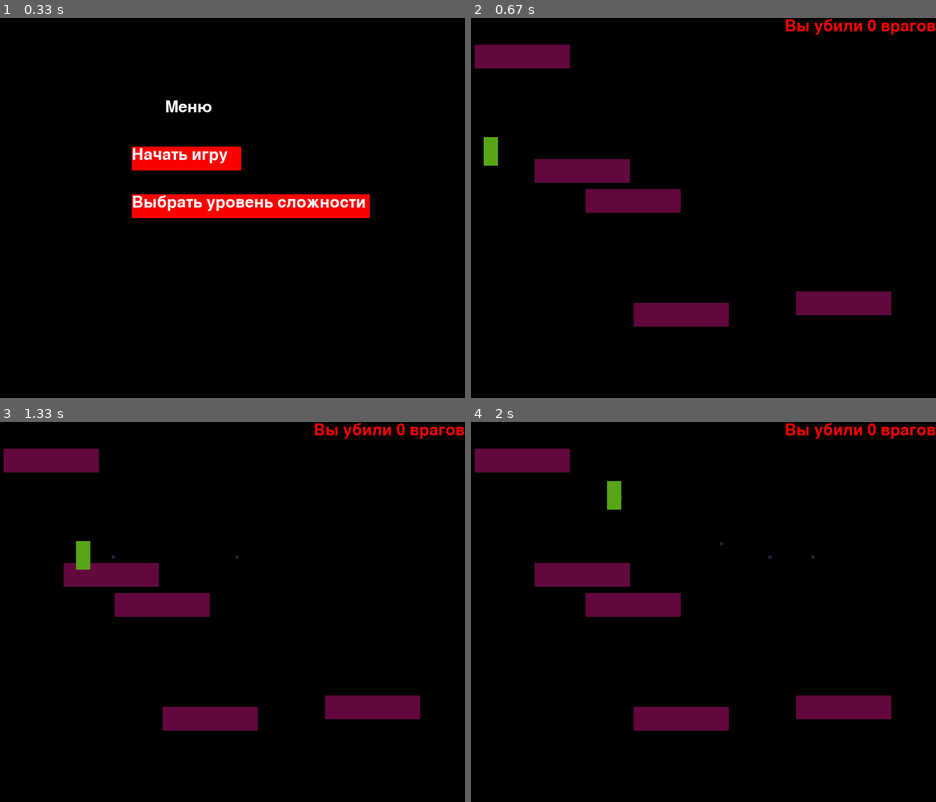
Above: before the commit, frames 1-4 (two rows, left to right).
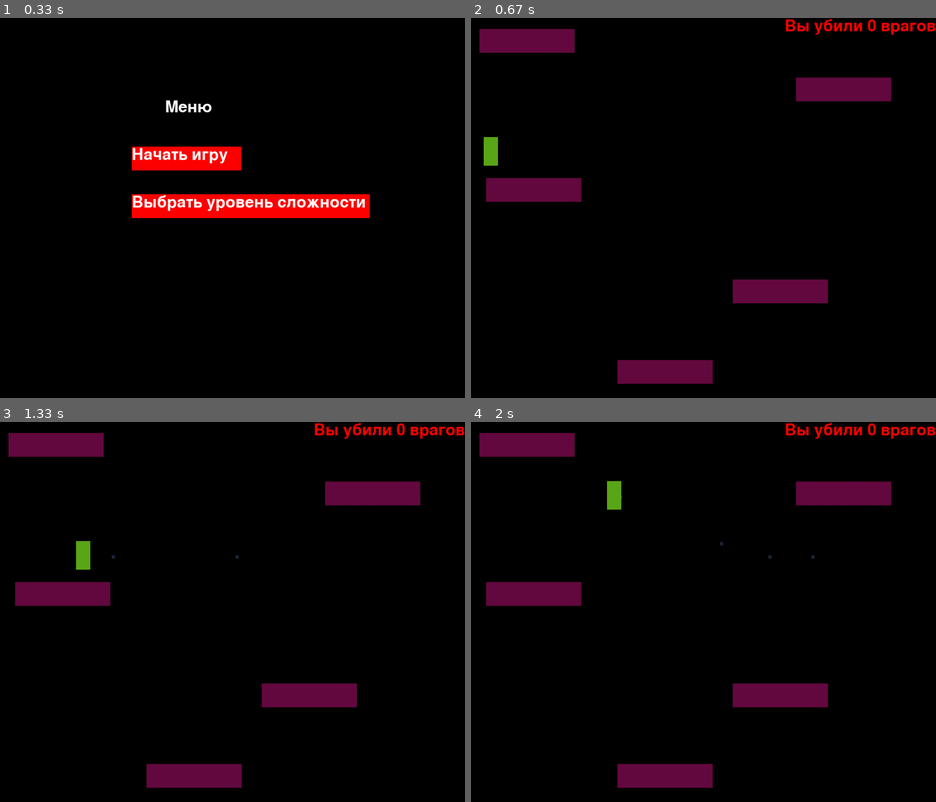
Above: after the commit, the same moments.

Repository: code-n-cry/pygame-tutoring-project
Game: pygame game, started from game.py
The game is run twice, just before and just after one commit, with the same random seed, the same clock (stepped at 60 frames per second) and the same inputs.
Inputs (mouse positions are in pixels of both pictures, inside the frame that each line leads up to):
- Up to frame 1 (0.33 s): no input
- Up to frame 2 (0.67 s): click "Начать игру" at 0.38 s
- Up to frame 3 (1.33 s): tap Space at 0.67, 1.07 s; hold D from 1 s (still down); move the mouse to (227, 638) at 1.03 s
- Up to frame 4 (2 s): tap Space at 1.37, 1.57, 1.9 s; release D at 1.47 s; hold W 1.5-1.8 s; move the mouse to (745, 695) at 1.53 s; hold D from 1.83 s (still down); move the mouse to (550, 703) at 1.87 s

Frame 1 is identical in both runs. In frame 2, 12% of the frame differs, in the area x 0-91%, y 2-97%; in frame 3, 12%; in frame 4, 12%.

Commit message:
фикс стрельбы врагов

Diff:
--- a/game.py
+++ b/game.py
@@ -10,7 +10,7 @@
 SPAWN_EVENT = pygame.USEREVENT + 1
 pygame.time.set_timer(SPAWN_EVENT, 3000)
 TIME_EVENT = pygame.USEREVENT + 2
-pygame.time.set_timer(TIME_EVENT, 1800)
+pygame.time.set_timer(TIME_EVENT, 1500)
 clock = pygame.time.Clock()
 
 font = pygame.font.SysFont('Bitcount Grid Double Ink', 50)
@@ -20,7 +20,6 @@
 enemy_group = pygame.sprite.Group()
 wall_group = pygame.sprite.Group()
 difficult = "easy"
-
 
 class Player(pygame.sprite.Sprite):
     def __init__(self, x, y):
@@ -68,12 +67,14 @@
         self.in_menu = True
 
     def update(self, event):
-        global difficult, enemy_count
+        global difficult,enemy_count
         if event.type == pygame.MOUSEBUTTONDOWN:
             pos = event.pos
             if self.choice == False:
                 if 300 <= pos[0] <= 530 and 270 <= pos[1] <= 320:
                     self.in_menu = False
+                    x_list = []
+                    y_list = []
                     wall_count = 0
                     if difficult == "easy":
                         wall_count = 5
@@ -83,23 +84,23 @@
                         enemy_count = 2
                     if difficult == "hard":
                         wall_count = 9
-                        enemy_count = random.randint(3, 4)
-                    for q in range(wall_count):
-                        placed = False
+                        enemy_count = random.randint(3,4)
+                    for i in range(wall_count):
                         x = random.randint(1, 800)
                         y = random.randint(50, 750)
-                        wall_rect = pygame.Rect(x, y, 200, 50)
-                        while not placed:
-                            overlap = False
-                            for i in wall_group:
-                                if wall_rect.colliderect(i):
-                                    overlap = True
-                                    break
-                            if not overlap:
-                                wall_group.add(wall)
-                                placed = True
-                            if len(wall_group) == wall_count:
-                                break
+                        if not x_list and not y_list:
+                            x_list.append(x)
+                            y_list.append(y)
+                        else:
+                            for i in range(len(x_list)):
+                                while x_list[i] - 70 <= x <= x_list[i] + 270:
+                                    x = random.randint(1, 800)
+                                while y_list[i] - 70 <= y <= y_list[i] + 270:
+                                    y = random.randint(1, 750)
+                            x_list.append(x)
+                            y_list.append(y)
+                        wall = Wall(x, y)
+                        wall_group.add(wall)
                 if 300 <= pos[0] <= 800 and 370 <= pos[1] <= 420:
                     self.choice = True
             else:
@@ -149,7 +150,6 @@
     def __init__(self, x, y):
         super().__init__()
         self.rect = pygame.Rect(x, y, 30, 60)
-
     def draw(self, screen):
         pygame.draw.rect(screen, (200, 20, 5), self.rect)
 
@@ -179,25 +179,7 @@
 
 
 kill_count = 0
-x_list = []
-y_list = []
-for i in range(5):
-    x = random.randint(1, 800)
-    y = random.randint(1, 750)
-    if not x_list and not y_list:
-        x_list.append(x)
-        y_list.append(y)
-    else:
-        for i in range(len(x_list)):
-            while x_list[i] - 70 <= x <= x_list[i] + 270:
-                x = random.randint(1, 800)
-            while y_list[i] - 70 <= y <= y_list[i] + 270:
-                y = random.randint(1, 750)
-        x_list.append(x)
-        y_list.append(y)
-    wall = Wall(x, y)
-    wall_group.add(wall)
-
+enemy_count = 1
 player = Player(50, 250)
 menu = Menu()
 while True:
@@ -212,7 +194,13 @@
                     if player.alive:
                         bullet = Bullet(player.rect.x, player.rect.y + 30, 12)
                         player_bullet_group.add(bullet)
+            if event.type == TIME_EVENT:
+                for i in enemy_group:
+                    enemy_bullet_left = Bullet(i.rect.x, i.rect.y + 30, 12)
+                    enemy_bullet_right = Bullet(i.rect.x, i.rect.y + 30, -12)
+                    enemy_bullet_group.add(enemy_bullet_left, enemy_bullet_right)
             if event.type == SPAWN_EVENT:
+                print(enemy_count)
                 for c in range(enemy_count):
                     x = random.randint(1, 970)
                     y = random.randint(1, 740)
@@ -220,7 +208,7 @@
                         while len(enemy_group) >= enemy_count:
                             i.kill()
                         for i in wall_group:
-                            while i.rect.x - 250 <= x <= i.rect.x + 350:
+                            while i.rect.x -250 <= x <= i.rect.x + 350:
                                 x = random.randint(1, 970)
                             while i.rect.y - 120 <= y <= i.rect.y + 120:
                                 y = random.randint(1, 740)
@@ -230,11 +218,7 @@
                         player.alive = False
                     if i.rect.x < 0:
                         i.kill()
-            if event.type == TIME_EVENT:
-                for i in enemy_group:
-                    enemy_bullet_left = Bullet(i.rect.x, i.rect.y + 30, 12)
-                    enemy_bullet_right = Bullet(i.rect.x, i.rect.y + 30, -12)
-                    enemy_bullet_group.add(enemy_bullet_left, enemy_bullet_right)
+                print(len(enemy_group))
     if not menu.in_menu:
         for i in enemy_group:
             i.update()
@@ -246,6 +230,8 @@
             for g in wall_group:
                 if pygame.sprite.collide_rect(i, g):
                     i.kill()
+            if i.rect.x > WIDTH:
+                i.kill()
             if pygame.sprite.collide_rect(player, i):
                 player.alive = False
         for i in player_bullet_group:
